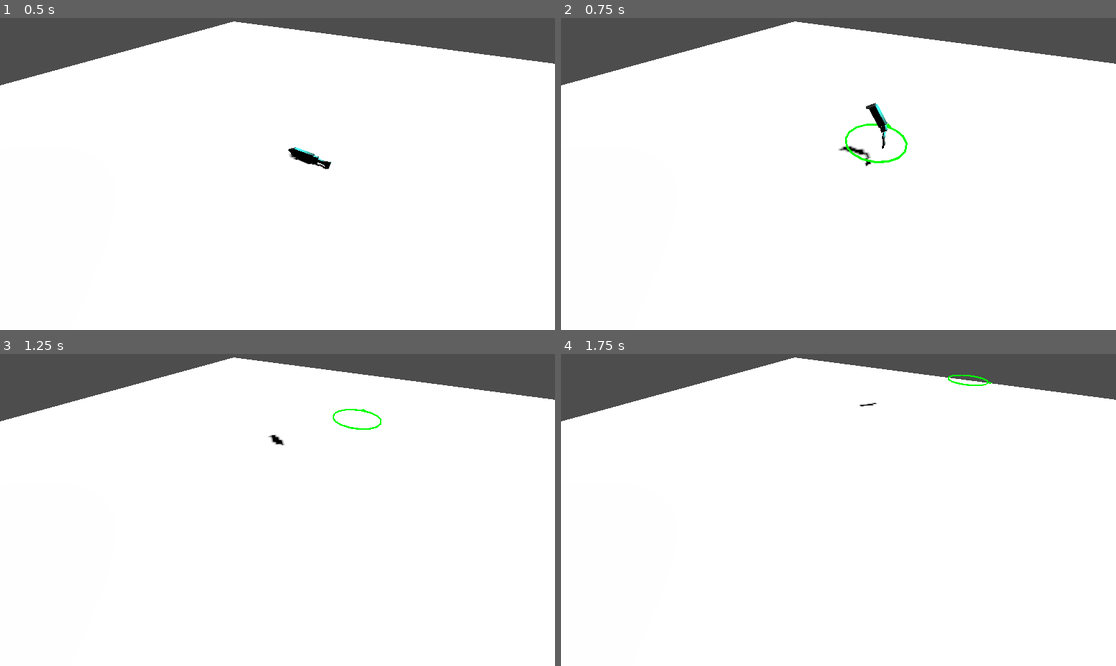
Above: before the commit, frames 1-4 (two rows, left to right).
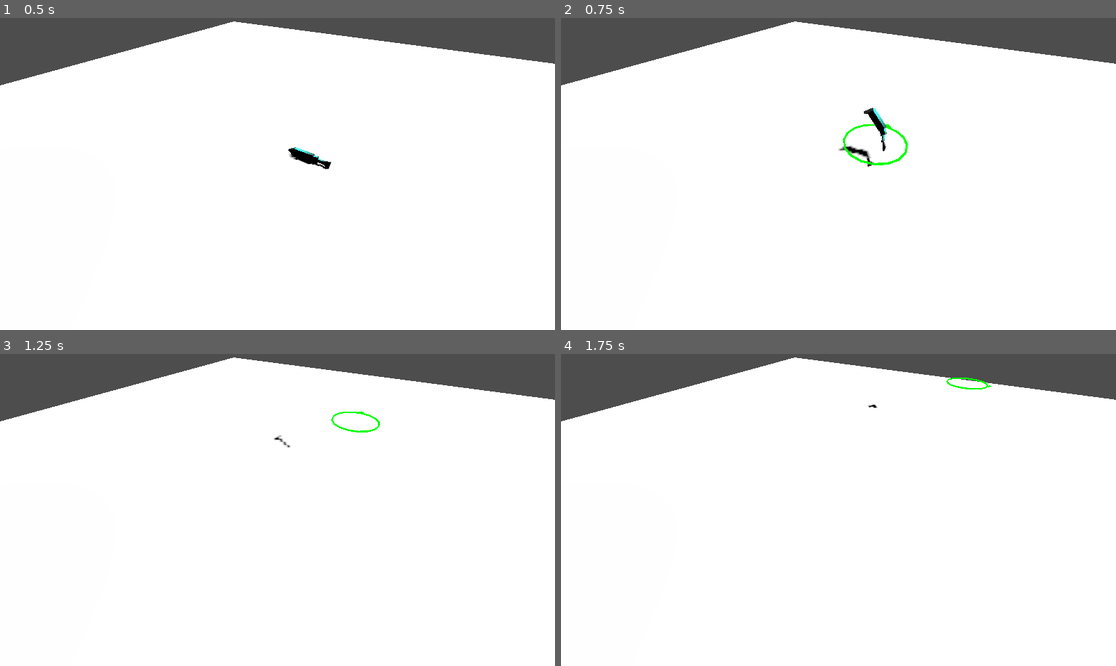
Above: after the commit, the same moments.

Repository: TatuArvela/flop
Game: Godot game, scene res://yee.tscn
The game is run twice, just before and just after one commit, with the same random seed, the same clock (stepped at 60 frames per second) and the same inputs.
Inputs:
- Up to frame 1 (0.5 s): no input
- Up to frame 2 (0.75 s): tap Enter (ui_accept) at 0.5, 0.6 s; hold Right (ui_right) from 0.53 s (still down)
- Up to frame 3 (1.25 s): keep holding Right (ui_right); tap Enter (ui_accept) at 0.77, 1.07 s
- Up to frame 4 (1.75 s): release Right (ui_right) at 1.28 s; hold Down (ui_down) from 1.28 s (still down); tap Enter (ui_accept) at 1.35, 1.52 s

Frame 1 is identical in both runs. In frame 2, 0.4% of the frame differs, in the area x 50-63%, y 27-48%; in frame 3, 0.3%; in frame 4, 0.2%.

Commit message:
more fluid jump controls

Diff:
--- a/fisu.gd
+++ b/fisu.gd
@@ -13,14 +13,16 @@
 
 func _physics_process(delta: float) -> void:
 	var input_dir = Input.get_vector("ui_left", "ui_right", "ui_up", "ui_down")
-	direction_marker.visible = true if input_dir.length_squared() > 0 else false
+	var is_direction_input_active = input_dir.length_squared() > 0
+
+	direction_marker.visible = is_direction_input_active || direction_marker.is_charging
 	direction_marker.global_position.x = body.global_position.x
 	direction_marker.global_position.z = body.global_position.z
 
 	var modified_distance_y = max(0, body.global_position.y) * 0.1
 	direction_marker.global_position.y = direction_marker_y + modified_distance_y
 
-	if input_dir.length_squared() > 0:
+	if is_direction_input_active:
 		target_direction = input_dir.normalized()
 
 	var old_angle = direction.angle_to(Vector2.RIGHT)
@@ -31,16 +33,14 @@
 	direction_marker.global_rotation = Vector3.ZERO
 	direction_marker.global_rotation_degrees.y = rad_to_deg(new_angle)
 
-	if input_dir.length_squared() > 0 && Input.is_action_just_pressed("ui_accept"):
+	if Input.is_action_just_pressed("ui_accept"):
 		direction_marker.start_charge()
 
-	if input_dir.length_squared() > 0 && Input.is_action_just_released("ui_accept"):
+	if direction_marker.is_charging && Input.is_action_just_released("ui_accept"):
 		var strength_percentage = direction_marker.stop_charge()
 		var min_strength = 0.5
 		var max_strength = 1.0
 		var strength = lerp(min_strength, max_strength, strength_percentage)
 
-		print("Strength: %s" % strength)
-
 		var jump_force_direction = Vector3(direction.x, jump_direction_y, direction.y)
 		self.apply_impulse(jump_force_direction * jump_force * strength)
--- a/jump_direction_marker.gd
+++ b/jump_direction_marker.gd
@@ -4,11 +4,14 @@
 @onready var jump_strength_indicator: JumpStrengthIndicator = get_node("%Arrows")
 @onready var animations: AnimationPlayer = get_node("%Animations")
 
+var is_charging: bool:
+	get:
+		return jump_strength_indicator.is_charging
+
 func start_charge() -> void:
-	animations.play("charge")
+	animations.speed_scale = 2.0
+	jump_strength_indicator.start_charge()
 
 func stop_charge() -> float:
-	var progress = animations.current_animation_position / animations.current_animation_length
-	animations.play("idle")
-	jump_strength_indicator.strength = 0.0
-	return progress
+	animations.speed_scale = 1.0
+	return jump_strength_indicator.stop_charge()
--- a/jump_direction_marker.tscn
+++ b/jump_direction_marker.tscn
@@ -40,35 +40,6 @@
 "update": 0,
 "values": [Vector3(0.35, 0, 0)]
 }
-tracks/2/type = "value"
-tracks/2/imported = false
-tracks/2/enabled = true
-tracks/2/path = NodePath("Arrows:strength")
-tracks/2/interp = 1
-tracks/2/loop_wrap = true
-tracks/2/keys = {
-"times": PackedFloat32Array(0),
-"transitions": PackedFloat32Array(1),
-"update": 0,
-"values": [0.0]
-}
-
-[sub_resource type="Animation" id="Animation_agqjr"]
-resource_name = "charge"
-loop_mode = 2
-step = 0.1
-tracks/0/type = "value"
-tracks/0/imported = false
-tracks/0/enabled = true
-tracks/0/path = NodePath("Arrows:strength")
-tracks/0/interp = 1
-tracks/0/loop_wrap = true
-tracks/0/keys = {
-"times": PackedFloat32Array(0, 1),
-"transitions": PackedFloat32Array(1, 1),
-"update": 0,
-"values": [0.0, 1.0]
-}
 
 [sub_resource type="Animation" id="Animation_37mey"]
 resource_name = "idle"
@@ -103,7 +74,6 @@
 [sub_resource type="AnimationLibrary" id="AnimationLibrary_3qcq8"]
 _data = {
 &"RESET": SubResource("Animation_3qcq8"),
-&"charge": SubResource("Animation_agqjr"),
 &"idle": SubResource("Animation_37mey")
 }
 
--- a/jump_strength_indicator.gd
+++ b/jump_strength_indicator.gd
@@ -8,6 +8,7 @@
 	get_node("Arrow3"),
 	get_node("Arrow4"),
 ]
+@onready var animations: AnimationPlayer = get_node("%Animations")
 
 @export var arrow_size_increase = 0.1
 @export var arrow_spacing = 0.01
@@ -18,6 +19,10 @@
 	set(value):
 		strength = value
 		refresh()
+
+var is_charging: bool:
+	get:
+		return animations.current_animation == "charge"
 
 func refresh() -> void:
 	var strength_per_arrow = 1.0 / max(1, arrows.size())
@@ -37,3 +42,13 @@
 
 func _ready() -> void:
 	strength = 0
+
+func start_charge() -> void:
+	animations.play("charge")
+
+func stop_charge() -> float:
+	var charge_amount = strength
+	strength = 0.0
+	animations.play("idle")
+
+	return charge_amount
--- a/jump_strength_indicator.tscn
+++ b/jump_strength_indicator.tscn
@@ -8,6 +8,60 @@
 
 [sub_resource type="PrismMesh" id="PrismMesh_y411k"]
 size = Vector3(0.1, 0.05, 0.01)
+
+[sub_resource type="Animation" id="Animation_kksma"]
+resource_name = "charge"
+loop_mode = 2
+tracks/0/type = "value"
+tracks/0/imported = false
+tracks/0/enabled = true
+tracks/0/path = NodePath(".:strength")
+tracks/0/interp = 1
+tracks/0/loop_wrap = true
+tracks/0/keys = {
+"times": PackedFloat32Array(0, 1),
+"transitions": PackedFloat32Array(1, 1),
+"update": 0,
+"values": [0.0, 1.0]
+}
+
+[sub_resource type="Animation" id="Animation_3ug6x"]
+length = 0.001
+tracks/0/type = "value"
+tracks/0/imported = false
+tracks/0/enabled = true
+tracks/0/path = NodePath(".:strength")
+tracks/0/interp = 1
+tracks/0/loop_wrap = true
+tracks/0/keys = {
+"times": PackedFloat32Array(0),
+"transitions": PackedFloat32Array(1),
+"update": 0,
+"values": [0.0]
+}
+
+[sub_resource type="Animation" id="Animation_1rxyl"]
+resource_name = "idle"
+step = 0.1
+tracks/0/type = "value"
+tracks/0/imported = false
+tracks/0/enabled = true
+tracks/0/path = NodePath(".:strength")
+tracks/0/interp = 1
+tracks/0/loop_wrap = true
+tracks/0/keys = {
+"times": PackedFloat32Array(0),
+"transitions": PackedFloat32Array(1),
+"update": 0,
+"values": [0.0]
+}
+
+[sub_resource type="AnimationLibrary" id="AnimationLibrary_3ug6x"]
+_data = {
+&"RESET": SubResource("Animation_3ug6x"),
+&"charge": SubResource("Animation_kksma"),
+&"idle": SubResource("Animation_1rxyl")
+}
 
 [node name="JumpStrengthIndicator" type="Node3D"]
 script = ExtResource("1_kksma")
@@ -21,7 +75,7 @@
 
 [node name="Arrow2" type="MeshInstance3D" parent="."]
 physics_interpolation_mode = 2
-transform = Transform3D(-4.37114e-08, 1, 4.37114e-08, 0, -4.37114e-08, 1, 1, 4.37114e-08, 1.91069e-15, 0.06, 0, 0)
+transform = Transform3D(-4.80825e-08, 1, 4.80825e-08, 0, -4.37114e-08, 1.1, 1.1, 4.37114e-08, 2.10175e-15, 0.06, 0, 0)
 visible = false
 material_override = SubResource("StandardMaterial3D_37mey")
 cast_shadow = 0
@@ -29,7 +83,7 @@
 
 [node name="Arrow3" type="MeshInstance3D" parent="."]
 physics_interpolation_mode = 2
-transform = Transform3D(-4.37114e-08, 1, 4.37114e-08, 0, -4.37114e-08, 1, 1, 4.37114e-08, 1.91069e-15, 0.12, 0, 0)
+transform = Transform3D(-5.24537e-08, 1, 5.24537e-08, 0, -4.37114e-08, 1.2, 1.2, 4.37114e-08, 2.29282e-15, 0.125, 0, 0)
 visible = false
 material_override = SubResource("StandardMaterial3D_37mey")
 cast_shadow = 0
@@ -37,8 +91,14 @@
 
 [node name="Arrow4" type="MeshInstance3D" parent="."]
 physics_interpolation_mode = 2
-transform = Transform3D(-4.37114e-08, 1, 4.37114e-08, 0, -4.37114e-08, 1, 1, 4.37114e-08, 1.91069e-15, 0.18, 0, 0)
+transform = Transform3D(-5.68248e-08, 1, 5.68248e-08, 0, -4.37114e-08, 1.3, 1.3, 4.37114e-08, 2.48389e-15, 0.195, 0, 0)
 visible = false
 material_override = SubResource("StandardMaterial3D_37mey")
 cast_shadow = 0
 mesh = SubResource("PrismMesh_y411k")
+
+[node name="Animations" type="AnimationPlayer" parent="."]
+unique_name_in_owner = true
+libraries = {
+&"": SubResource("AnimationLibrary_3ug6x")
+}
Not shown: 1 places in jump_direction_marker.tscn that only renumber resources
Not shown: 1 places in jump_strength_indicator.tscn that only renumber resources
